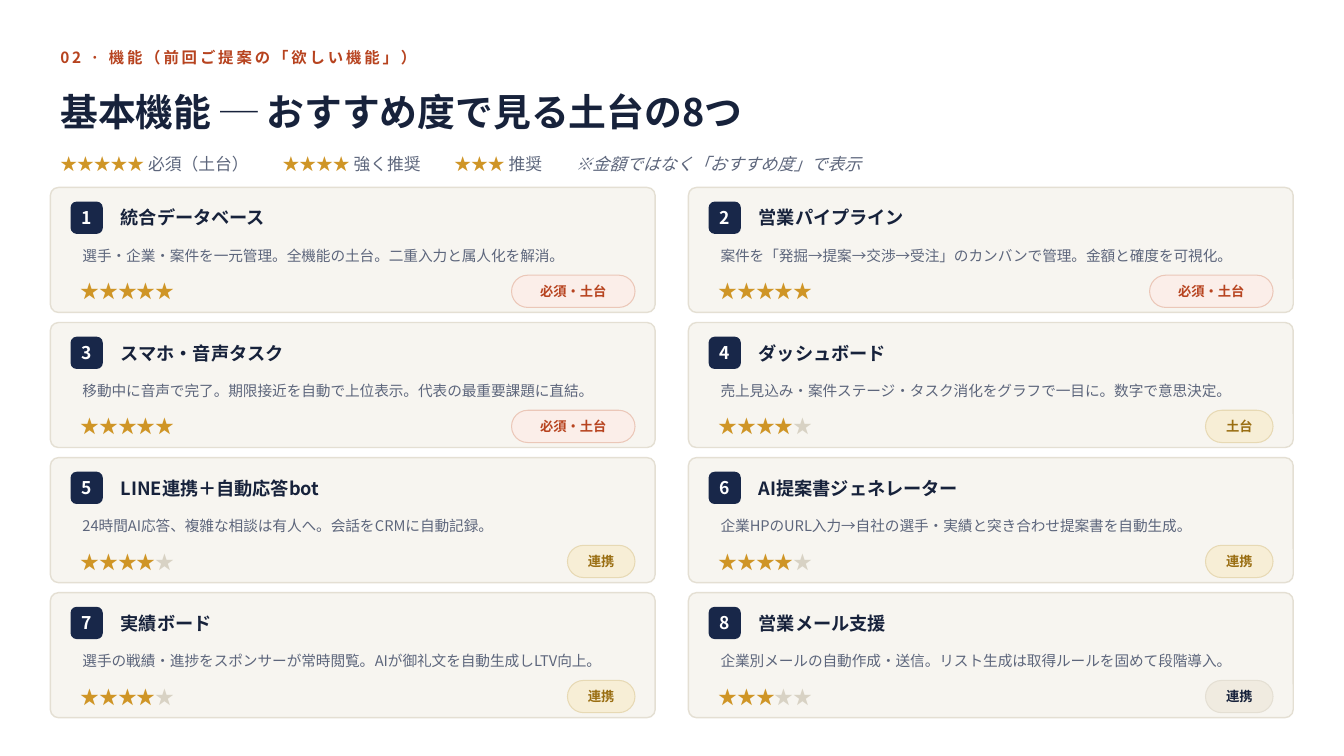
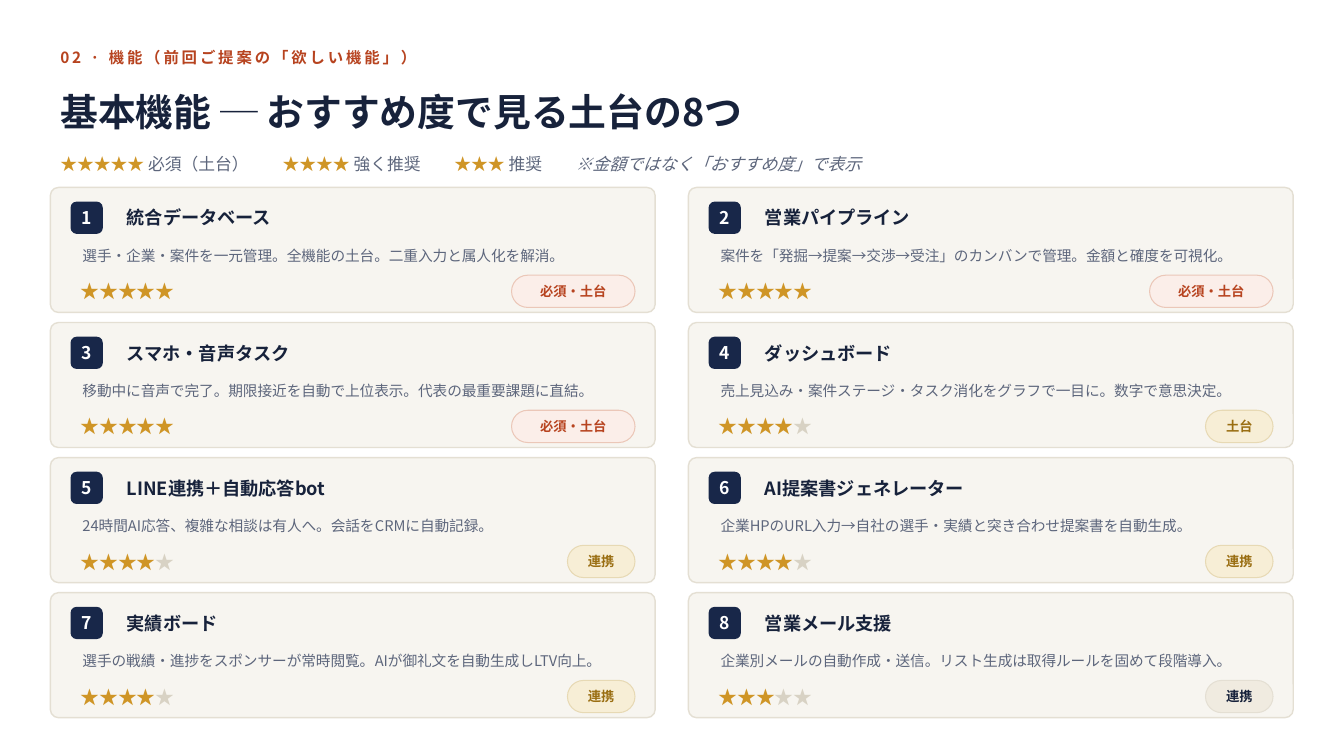
Before and after one commit to nanzetianling-beep/good, a slide deck: slide 5 of baton-pass-takt-proposal.pptx. Drawn at 1344x756 pixels with LibreOffice and Linux fonts; fonts in the diff are those of the drawing. Boxes give left, top, right and bottom in pixels: in the first picture for what was removed or moved away, otherwise in the second. Text is boxed around its words. In the diff, an @@ line names an element or a change of style, - is before the commit and + after.

```diff
--- a/baton-pass-takt-proposal.pptx
+++ b/baton-pass-takt-proposal.pptx
@@ text "統合データベース": place and size @@
-text "統合データベース" at [121,208,265,226]
+text "統合データベース" at [127,208,271,226]
@@ text "営業パイプライン": place and size @@
-text "営業パイプライン" at [759,208,904,226]
+text "営業パイプライン" at [765,208,910,226]
@@ text "スマホ・音声タスク": place and size @@
-text "スマホ・音声タスク" at [121,344,284,362]
+text "スマホ・音声タスク" at [127,344,290,362]
@@ text "ダッシュボード": place and size @@
-text "ダッシュボード" at [759,344,886,362]
+text "ダッシュボード" at [765,344,892,362]
@@ text "LINE連携＋自動応答bot": place and size @@
-text "LINE連携＋自動応答bot" at [121,479,319,497]
+text "LINE連携＋自動応答bot" at [127,479,325,497]
@@ text "AI提案書ジェネレーター": place and size @@
-text "AI提案書ジェネレーター" at [759,479,958,497]
+text "AI提案書ジェネレーター" at [765,479,964,497]
@@ text "実績ボード": place and size @@
-text "実績ボード" at [121,614,212,632]
+text "実績ボード" at [127,614,218,632]
@@ text "営業メール支援": place and size @@
-text "営業メール支援" at [759,614,886,632]
+text "営業メール支援" at [765,614,892,632]
```
Also in this commit, not shown: 1 other slide changed.
